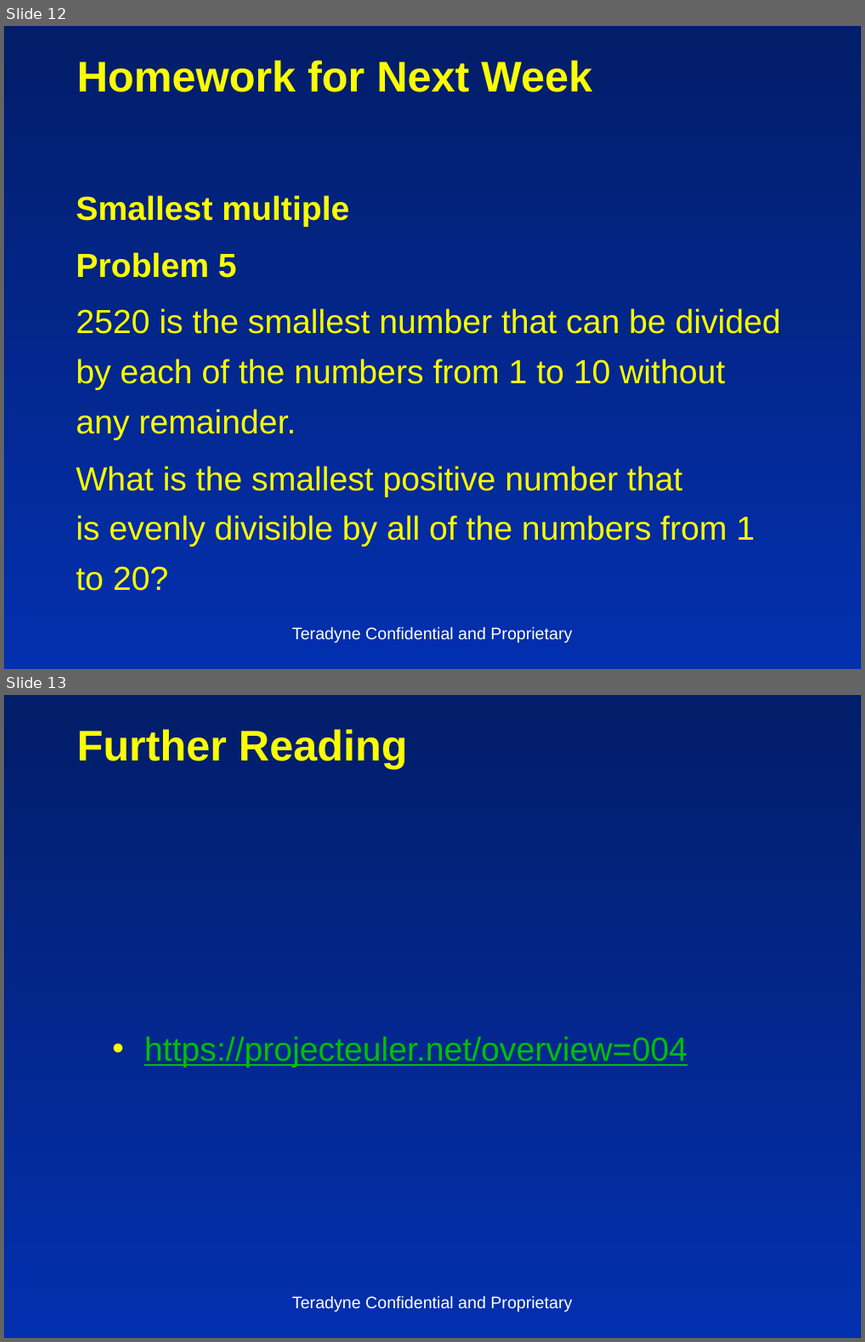
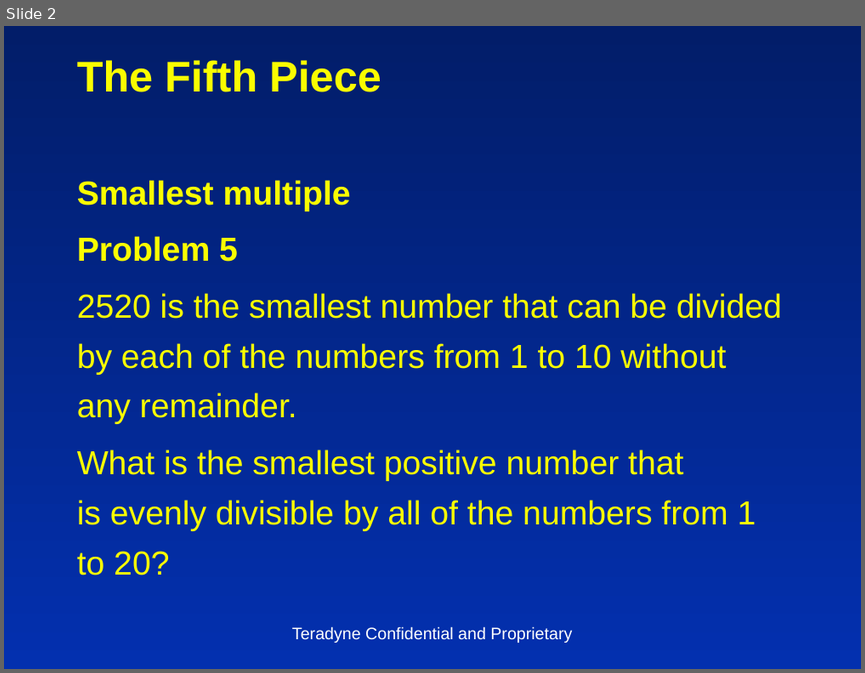
Before and after one commit to insideoutclub/Euler, a slide deck: FiveEasyPieces5.pptx. Shown one above the other, each under a label of ours: slides 12 and 13 before the commit, slide 2 after it. The pictures are 865x1342 and 865x673 pixels, drawn with LibreOffice and Linux fonts; fonts in the diff are those of the drawing. Boxes give left, top, right and bottom in pixels: in the first picture for what was removed or moved away, otherwise in the second. Text is boxed around its words. In the diff, an @@ line names an element or a change of style, - is before the commit and + after.

Commit message:
Slides and Code for Week 5.

```diff
--- a/FiveEasyPieces5.pptx
+++ b/FiveEasyPieces5.pptx
@@ slide 13 removed at [4,695,861,1338], background gradient #021D69 to #0330AF @@
@@ title removed at [77,729,408,769] @@
-Further Reading
@@ text removed at [144,1036,687,1067] @@
-• https://projecteuler.net/overview=004
@@ text removed at [292,1295,572,1311] @@
-Teradyne Confidential and Proprietary
@@ what was slide 12 is now slide 2 @@
@@ slide 2 changed as well @@
@@ title at [77,60,381,92]: text changed @@
-Homework for Next Week
+The Fifth Piece
@@ text "Smallest multiple": place and size @@
-text "Smallest multiple" at [76,195,781,590]
+text "Smallest multiple" at [77,180,782,575]
```
Also in this commit, not shown: 6 other slides changed, 1 slide added, 5 other slides removed, 4 other files.
